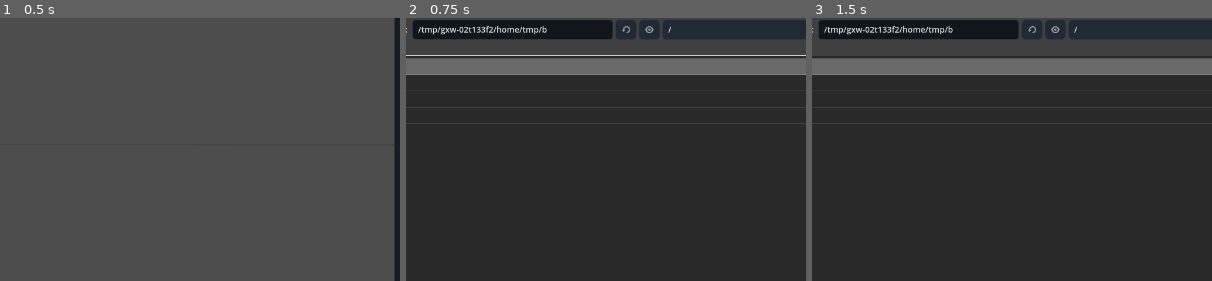
Above: before the commit, frames 1-3 (left to right).
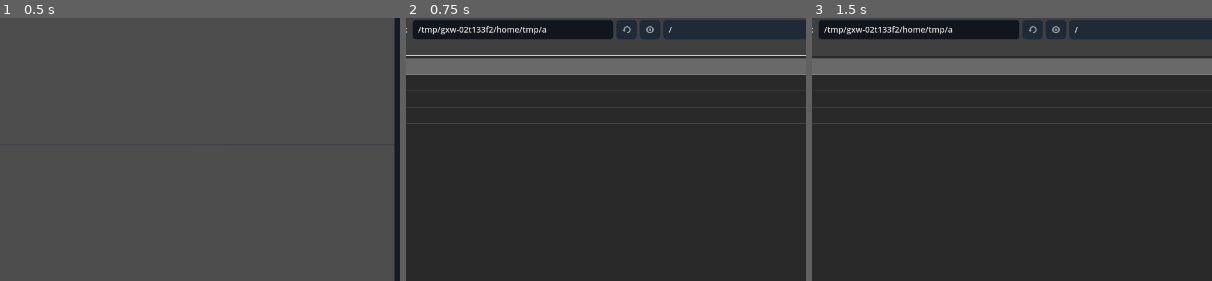
Above: after the commit, the same moments.

Repository: Onnevan/Kabuki
Game: Godot game, scene res://editor/main.tscn
Same seed, same stepped clock (60 frames per second), same inputs: the game is played once before the commit and once after it.
Inputs (mouse positions are % of the whole screen's width and height, from its top left):
- Up to frame 1 (0.5 s): no input
- Up to frame 2 (0.75 s): click "＋ IMPORT" at 0.5 s
- Up to frame 3 (1.5 s): click (37, 77) at 1.27 s; type "12" at 1.35 s
The pictures show only the part of the screen within x 27-77%, y 16-65%; the shares and areas given below are measured in that part.

Frame 1 is identical in both runs. In frame 2, less than 0.1% of the frame differs, in the area x 34-67%, y 3-6%; in frame 3, less than 0.1%.

Commit message:
Prepare drawing strokes for exposure and point morph animation

Diff:
--- a/editor/main.gd
+++ b/editor/main.gd
@@ -2,6 +2,7 @@
 
 const KabukiThemeBuilder = preload("res://editor/kabuki_theme.gd")
 const Stroke3DClass = preload("res://paint/stroke3d.gd")
+const DrawingDataClass = preload("res://paint/drawing_data.gd")
 
 @onready var viewport: SubViewport = %SceneViewport
 @onready var world_root: Node3D = %WorldRoot
@@ -43,6 +44,7 @@
 var active_drawing_group: Node3D
 var active_drawing_id := ""
 var drawing_session_index := 0
+var drawing_data_by_object: Dictionary = {}
 
 func _ready() -> void:
 	theme = KabukiThemeBuilder.build()
@@ -462,6 +464,27 @@
 	frame_slider.set_value_no_signal(frame)
 	timeline.set_frame(frame)
 	for r in runtime_objects: r.apply_frame(frame)
+	_apply_drawing_frame(frame)
+
+func _apply_drawing_frame(frame: int) -> void:
+	for object_id in drawing_data_by_object.keys():
+		if not scene_nodes.has(object_id): continue
+		var group: Node3D = scene_nodes[object_id]
+		var data: DrawingData = drawing_data_by_object[object_id]
+		var pose := data.evaluate_pose(frame)
+		for child in group.get_children():
+			if not child is Stroke3D: continue
+			var stroke := child as Stroke3D
+			if stroke.stroke_id.is_empty() or not pose.has(stroke.stroke_id): continue
+			var state: Dictionary = pose[stroke.stroke_id]
+			stroke.visible = bool(state.get("visible", true))
+			stroke.set_points(state.get("points", stroke.points))
+
+func key_active_drawing_pose(interpolation := "hold") -> void:
+	if active_drawing_id.is_empty() or not drawing_data_by_object.has(active_drawing_id): return
+	var data: DrawingData = drawing_data_by_object[active_drawing_id]
+	data.set_exposure(ProjectStore.current_frame, data.snapshot_pose(), interpolation)
+	status.text = "Drawing pose keyed at frame %d" % ProjectStore.current_frame
 
 func _on_frame_slider_value_changed(value: float) -> void: ProjectStore.set_frame(int(value))
 func _on_prev_pressed() -> void: ProjectStore.set_frame(ProjectStore.current_frame - 1)
@@ -574,7 +597,13 @@
 	var strength: float = float(%SculptStrength.value)
 	for child in active_drawing_group.get_children():
 		if child is Stroke3D:
-			(child as Stroke3D).sculpt(center, camera_forward, radius_world, strength)
+			var stroke := child as Stroke3D
+			if stroke.sculpt(center, camera_forward, radius_world, strength):
+				var data: DrawingData = drawing_data_by_object.get(active_drawing_id)
+				if data and not stroke.stroke_id.is_empty():
+					data.update_stroke_points(stroke.stroke_id, stroke.points)
+					if auto_key.button_pressed:
+						data.set_exposure(ProjectStore.current_frame, data.snapshot_pose(), "linear")
 
 func _on_brush_size_changed(value: float) -> void:
 	%DrawingCanvas.brush_size = value
@@ -605,6 +634,8 @@
 	world_root.add_child(active_drawing_group)
 	_register_scene_object(obj, active_drawing_group)
 	active_drawing_id = obj.id
+	drawing_data_by_object[obj.id] = DrawingDataClass.new(obj.id)
+	obj.components["paint"] = {"drawing_data_id": drawing_data_by_object[obj.id].id, "animation_mode": "exposure_and_morph"}
 
 func _on_new_drawing_pressed() -> void:
 	active_drawing_group = null
@@ -632,6 +663,13 @@
 func _finish_3d_stroke() -> void:
 	if active_stroke_3d == null: return
 	active_stroke_3d.name = "Stroke %02d" % active_drawing_group.get_child_count()
+	var data: DrawingData = drawing_data_by_object.get(active_drawing_id)
+	if data:
+		active_stroke_3d.stroke_id = data.add_stroke(active_stroke_3d.points, active_stroke_3d.style_dict())
+		if data.exposures.is_empty():
+			data.set_exposure(ProjectStore.current_frame, data.snapshot_pose(), "hold")
+		elif auto_key.button_pressed:
+			data.set_exposure(ProjectStore.current_frame, data.snapshot_pose(), "hold")
 	active_stroke_3d = null
 	_select_scene_node(active_drawing_id, active_drawing_group)
 
